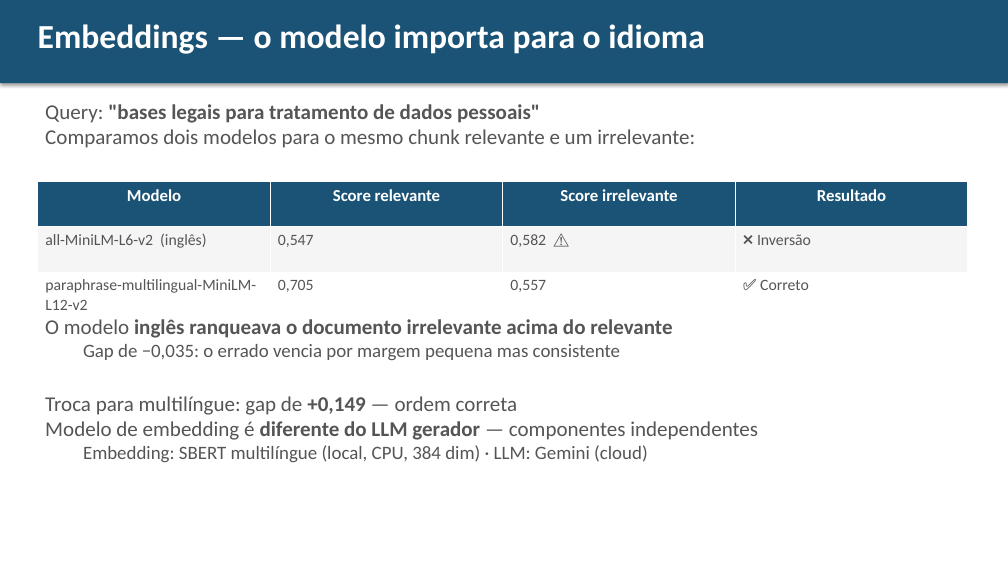
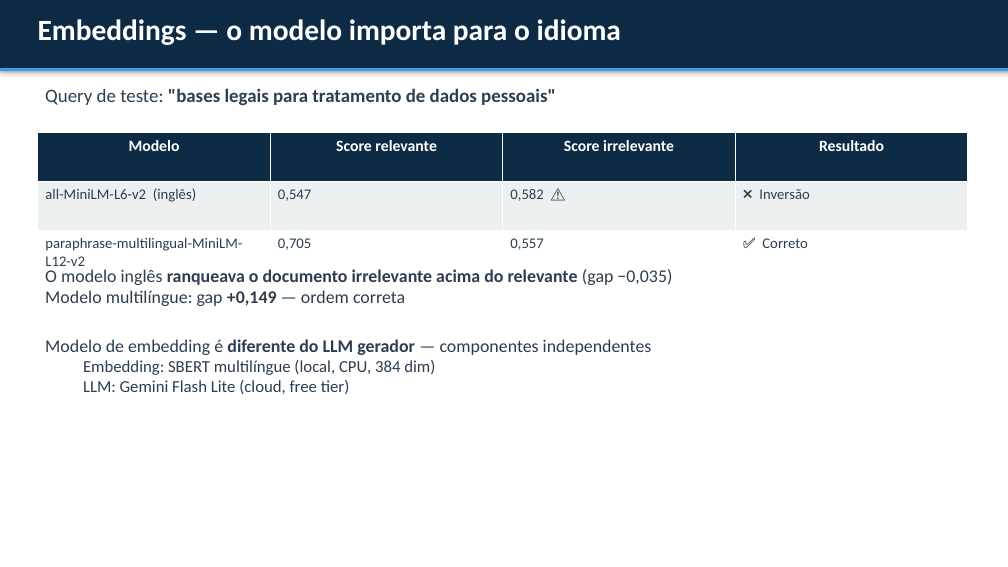
Before and after one commit to kioba0/lgpd-rag-assistant, a slide deck: slide 6 of relatorio/slides_lgpd_rag.pptx. Drawn at 1008x567 pixels with LibreOffice and Linux fonts; fonts in the diff are those of the drawing. Boxes give left, top, right and bottom in pixels: in the first picture for what was removed or moved away, otherwise in the second. Text is boxed around its words. In the diff, an @@ line names an element or a change of style, - is before the commit and + after.

```diff
--- a/relatorio/slides_lgpd_rag.pptx
+++ b/relatorio/slides_lgpd_rag.pptx
@@ rectangle: place and size @@
-rectangle at bbox=[0, 0, 1008, 83]
+rectangle at bbox=[0, 0, 1008, 68]
@@ rectangle at bbox=[0, 0, 1008, 68]: fill #1A5376 to #0D2B45 @@
@@ text "Embeddings — o modelo importa ..." at bbox=[38, 19, 621, 45]: size 32 to 28 pt @@
@@ rectangle added at bbox=[0, 68, 1008, 71], fill #3D9BE8 @@
@@ text at bbox=[45, 88, 556, 105]: text changed; size 20 to 18 pt; text colour #555555 to #2C3E50; bold on @@
-Query: "bases legais para tratamento de dados pessoais"
-Comparamos dois modelos para o mesmo chunk relevante e um irrelevante:
+Query de teste: "bases legais para tratamento de dados pessoais"
@@ table at bbox=[38, 132, 969, 280] @@
@@ fill #1A5376 to #0D2B45 in row 1 @@
@@ fill #F5F5F5 to #ECF0F1 in row 2 @@
@@ size 16 to 15 pt in "Modelo", "Score relevante", "Score irrelevante", "Resultado" @@
@@ size 15 to 14 pt, text colour #555555 to #2C3E50 in "all-MiniLM-L6-v2 (inglês)", "0,547", "0,582 ⚠️", "❌ Inversão" and 4 more places @@
@@ table: place and size @@
-table at bbox=[38, 181, 969, 318]
+table at bbox=[38, 132, 969, 280]
@@ text "O modelo inglês ranqueava o ...": place and size @@
-text "O modelo inglês ranqueava o ..." at bbox=[45, 319, 758, 462]
+text "O modelo inglês ranqueava o ..." at bbox=[45, 269, 672, 394]
@@ text at bbox=[45, 269, 672, 306]: text changed; size 20 to 17 pt; text colour #555555 to #2C3E50 @@
-O modelo inglês ranqueava o documento irrelevante acima do relevante
-  Gap de −0,035: o errado vencia por margem pequena mas consistente
-Troca para multilíngue: gap de +0,149 — ordem correta
+O modelo inglês ranqueava o documento irrelevante acima do relevante (gap −0,035)
+Modelo multilíngue: gap +0,149 — ordem correta
@@ text at bbox=[45, 339, 652, 355]: size 20 to 17 pt, text colour #555555 to #2C3E50 in "Modelo de embedding é diferente do LLM ..." @@
@@ text at bbox=[83, 360, 435, 394]: text changed; size 18 to 16 pt; text colour #555555 to #2C3E50 @@
-  Embedding: SBERT multilíngue (local, CPU, 384 dim) · LLM: Gemini (cloud)
+  Embedding: SBERT multilíngue (local, CPU, 384 dim)
+  LLM: Gemini Flash Lite (cloud, free tier)
```
Also in this commit, not shown: 10 other slides changed, 6 slides added, 5 slides removed, 1 other file.
